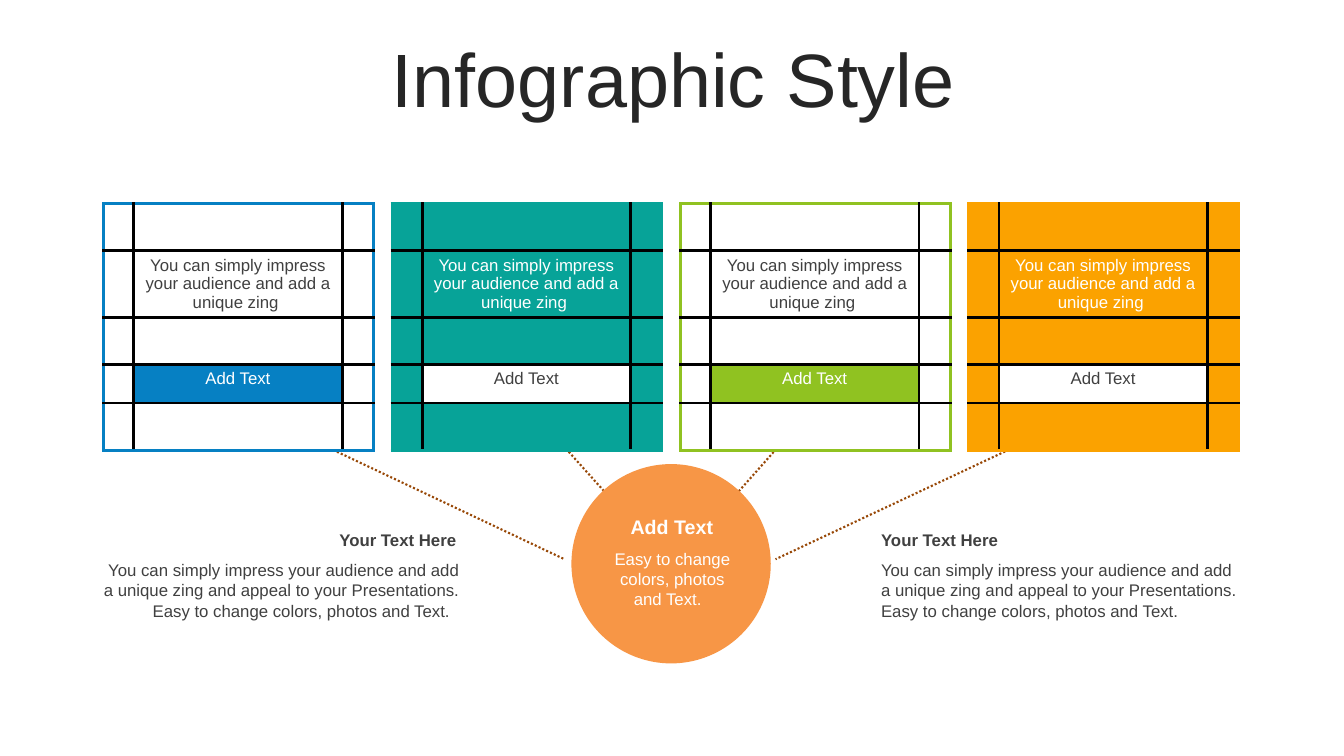
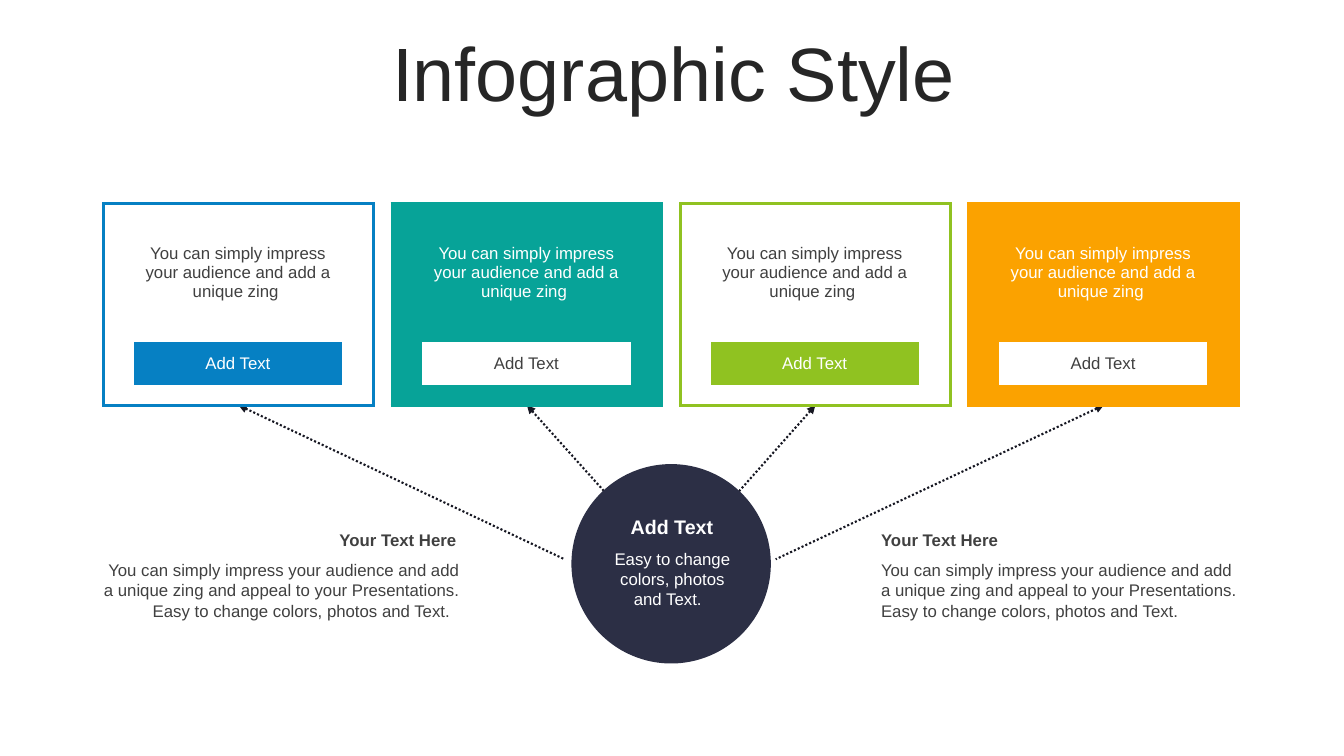
Before and after one commit to thanhlongvl/sportdemo, a slide deck: slide 28 of industry 4.0-Revolution-PowerPoint-Templates.pptx (slide 27 before the commit). Drawn at 1344x756 pixels with LibreOffice and Linux fonts; fonts in the diff are those of the drawing. Boxes give left, top, right and bottom in pixels: in the first picture for what was removed or moved away, otherwise in the second. Text is boxed around its words. In the diff, an @@ line names an element or a change of style, - is before the commit and + after.

```diff
--- a/industry 4.0-Revolution-PowerPoint-Templates.pptx
+++ b/industry 4.0-Revolution-PowerPoint-Templates.pptx
@@ text "Infographic Style" at (392,46,955,115): line spacing 1 to 0.9; more space between paragraphs @@
@@ table at (104,204,374,405) @@
@@ borders changed @@
@@ table at (392,204,662,405) @@
@@ borders changed @@
@@ table at (681,204,951,405) @@
@@ borders changed @@
@@ table at (969,204,1239,405) @@
@@ borders changed @@
@@ freeform shape removed at (239,405,565,560) @@
@@ arrow added from (565, 560) to (239, 405), #161822 1.5 pt dashed @@
@@ freeform shape removed at (527,405,673,567) @@
@@ arrow added from (673, 567) to (527, 405), #161822 1.5 pt dashed @@
@@ freeform shape removed at (671,405,815,567) @@
@@ arrow added from (673, 567) to (816, 405), #161822 1.5 pt dashed @@
@@ freeform shape removed at (775,405,1103,560) @@
@@ arrow added from (776, 560) to (1104, 405), #161822 1.5 pt dashed @@
@@ ellipse at (572,464,771,663): fill #F79646 to #2C2F45 @@
@@ text "Add Text" at (631,519,713,534): more space between paragraphs @@
@@ text "Easy to change colors, photos ..." at (615,553,730,605): more space between paragraphs @@
```
Also in this commit, not shown: 46 other slides changed, 4 slides added, 3 slides removed.
